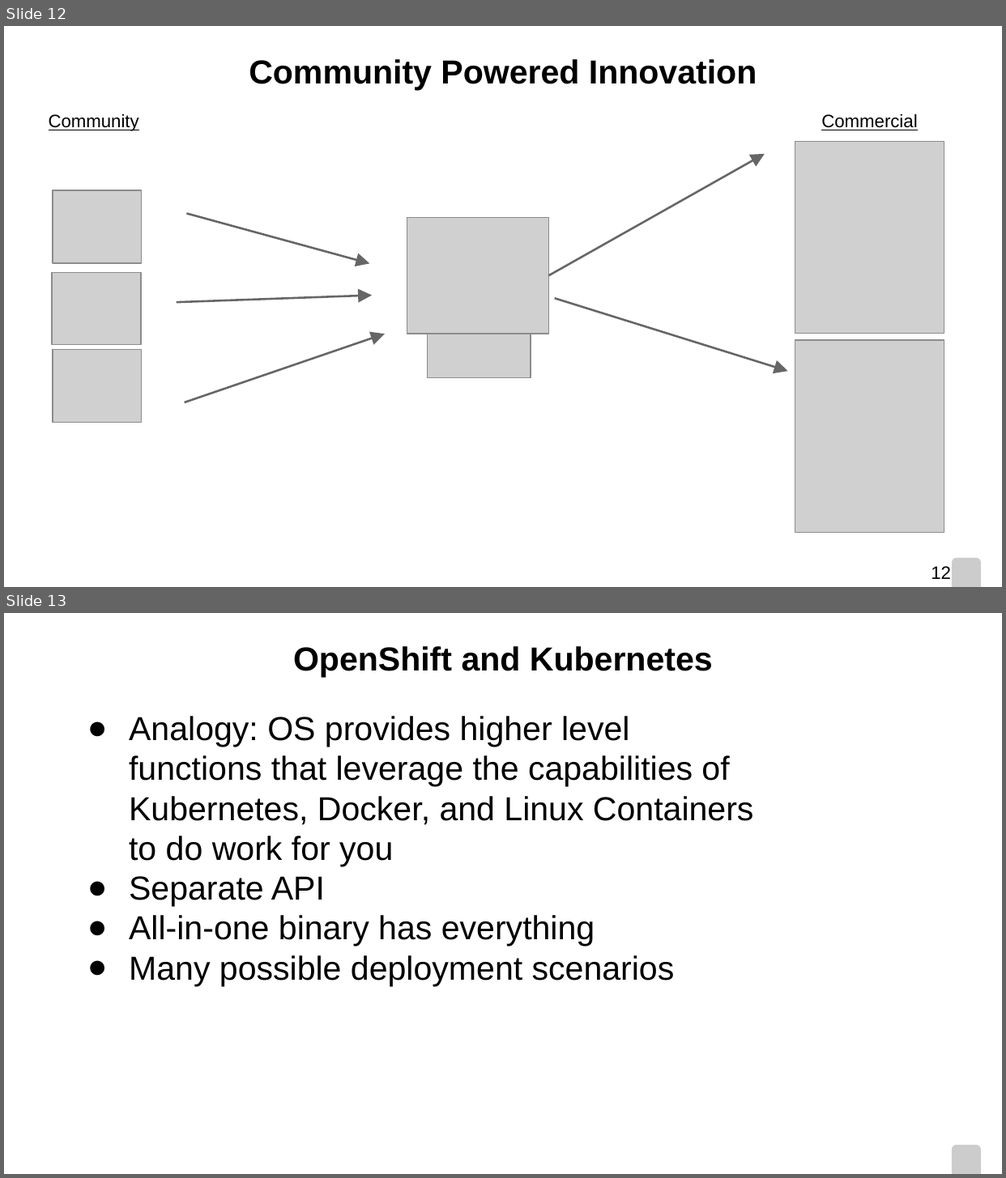
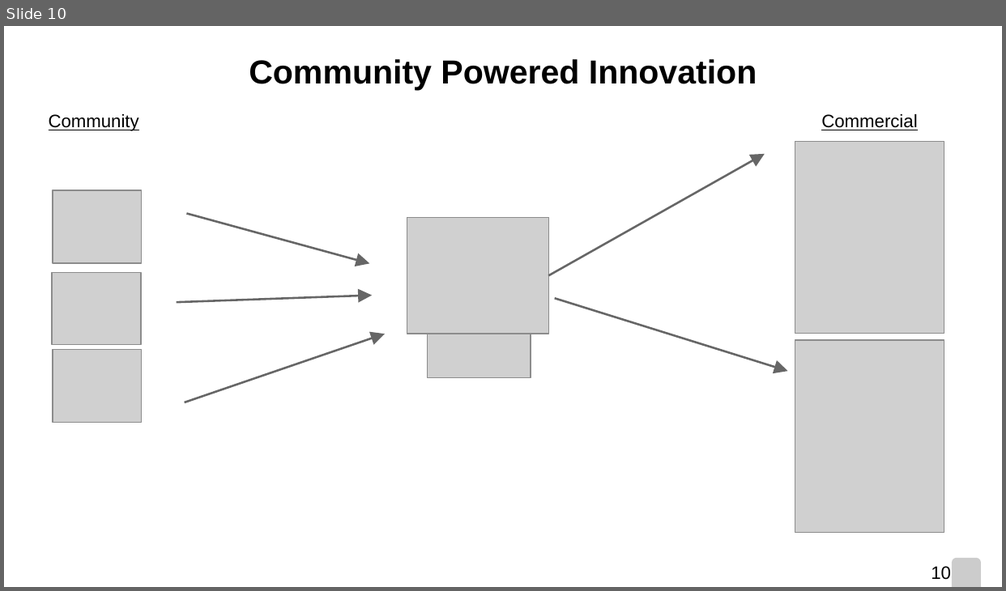
Before and after one commit to pmorie/presentations, a slide deck: CodeshowSE.odp. Shown one above the other, each under a label of ours: slides 12 and 13 before the commit, slide 10 after it. The pictures are 1006x1178 and 1006x591 pixels, drawn with LibreOffice and Linux fonts; fonts in the diff are those of the drawing; grey boxes stand for pictures; background and template pictures are left out. Boxes give left, top, right and bottom in pixels: in the first picture for what was removed or moved away, otherwise in the second. Text is boxed around its words. In the diff, an @@ line names an element or a change of style, - is before the commit and + after.

```diff
--- a/CodeshowSE.odp
+++ b/CodeshowSE.odp
@@ slide 13 removed at [4,613,1002,1174], background picture (left out); not listed: 1 template element that a slide beside it also shows @@
@@ title removed at [293,646,713,677] @@
-OpenShift and Kubernetes
@@ text removed at [129,716,754,986] @@
-● Analogy: OS provides higher level functions that leverage the capabilities of Kubernetes, Docker, and Linux Containers to do work for you
-● Separate API
-● All-in-one binary has everything
-● Many possible deployment scenarios
@@ what was slide 12 is now slide 10 @@
@@ page number at [931,566,951,580]: text changed @@
-12
+10
```
Also in this commit, not shown: 3 slides changed, 2 slides added, 8 other slides removed.
